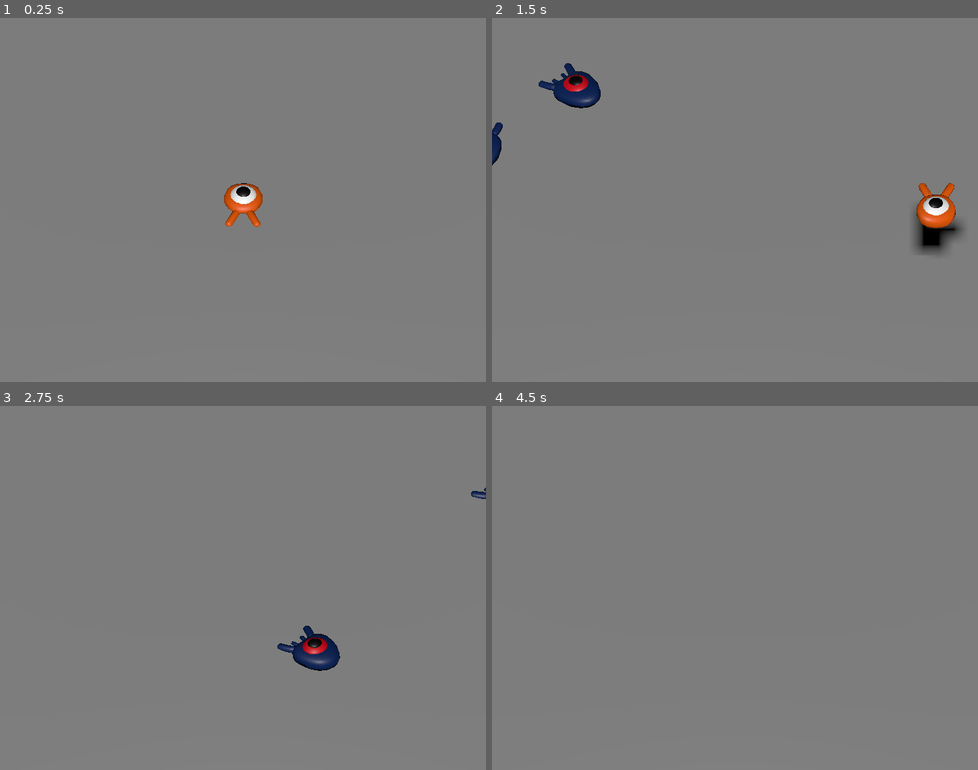
Above: before the commit, frames 1-4 (two rows, left to right).
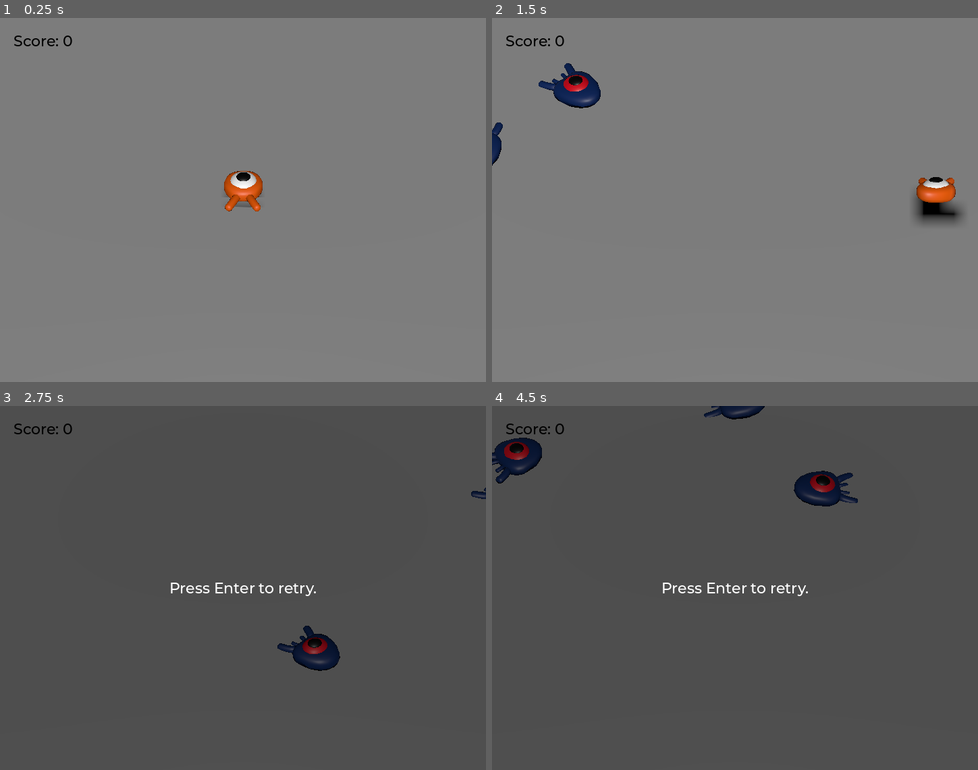
Above: after the commit, the same moments.

Repository: coreydwillis/squash-the-creeps
Game: Godot game, scene res://main.tscn
Two runs of this game, one before a commit and one after it. Both use one fixed random seed, a clock stepped at 60 frames per second and the inputs below.
Inputs:
- Up to frame 1 (0.25 s): no input
- Up to frame 2 (1.5 s): tap Enter (ui_accept) at 0.5 s; hold Right (move_right) 0.53-1.28 s; hold Enter (ui_accept) 0.53-1.28 s; tap Space (jump) at 0.77, 0.8, 1.07, 1.35 s; hold Down (move_back) from 1.28 s (still down)
- Up to frame 3 (2.75 s): tap Space (jump) at 1.52, 1.82, 2.3 s; tap Enter (ui_accept) at 1.55 s; release Down (move_back) at 2.03 s; hold Right (move_right) from 2.03 s (still down); hold Enter (ui_accept) from 2.03 s (still down)
- Up to frame 4 (4.5 s): release Right (move_right) at 2.78 s; release Enter (ui_accept) at 2.78 s; hold Up (move_forward) 2.78-3.53 s; tap Enter (ui_accept) at 2.85, 4.35 s; tap Space (jump) at 3.02, 3.32, 3.6, 3.77, 4.07 s; hold Left (move_left) from 3.53 s (still down)

The runs differ from the first frame. In frame 1, 1.0% of the frame differs, in the area x 2-55%, y 4-58%; in frame 2, 1.7%; in frame 3, 100%; in frame 4, 100%, in the area x 0-100%, y 0-100%.

Commit message:
finished tutorial

Diff:
--- /dev/null
+++ b/MusicPlayer.tscn
@@ -0,0 +1,7 @@
+[gd_scene load_steps=2 format=3 uid="uid://dsss1n7824oer"]
+
+[ext_resource type="AudioStream" uid="uid://7m3r1xlhf88b" path="res://art/House In a Forest Loop.ogg" id="1_leth5"]
+
+[node name="AudioStreamPlayer" type="AudioStreamPlayer"]
+stream = ExtResource("1_leth5")
+autoplay = true
--- /dev/null
+++ b/ScoreLabel.gd
@@ -0,0 +1,7 @@
+extends Label
+
+var score = 0
+
+func _on_mob_squashed():
+	score += 1
+	text = "Score: %s" % score
--- a/main.gd
+++ b/main.gd
@@ -2,6 +2,8 @@
 
 @export var mob_scene: PackedScene
 
+func _ready():
+	$UserInterface/Retry.hide()
 
 func _on_mob_timer_timeout():
 	# Create a new instance of the Mob scene.
@@ -19,6 +21,14 @@
 	# Spawn the mob by adding it to the Main scene.
 	add_child(mob)
 
+	# We connect the mob to the score label to update the score upon squashing one.
+	mob.squashed.connect($UserInterface/ScoreLabel._on_mob_squashed.bind())
 
 func _on_player_hit():
 	$MobTimer.stop()
+	$UserInterface/Retry.show()
+
+func _unhandled_input(event):
+	if event.is_action_pressed("ui_accept") and $UserInterface/Retry.visible:
+		# This restarts the current scene.
+		get_tree().reload_current_scene()
--- a/main.tscn
+++ b/main.tscn
@@ -1,8 +1,10 @@
-[gd_scene load_steps=9 format=3 uid="uid://2bj8gwugfi5a"]
+[gd_scene load_steps=12 format=3 uid="uid://2bj8gwugfi5a"]
 
 [ext_resource type="Script" path="res://main.gd" id="1_mx6ev"]
 [ext_resource type="PackedScene" uid="uid://c01fc013j5aeb" path="res://player.tscn" id="1_ty71k"]
 [ext_resource type="PackedScene" uid="uid://8l573wp5636c" path="res://mob.tscn" id="2_4ycca"]
+[ext_resource type="FontFile" uid="uid://bfcjq5uq55xns" path="res://fonts/Montserrat-Medium.ttf" id="4_jrqhc"]
+[ext_resource type="Script" path="res://ScoreLabel.gd" id="5_0pdjp"]
 
 [sub_resource type="BoxShape3D" id="BoxShape3D_egve6"]
 size = Vector3(60, 2, 60)
@@ -22,6 +24,10 @@
 "tilts": PackedFloat32Array(0, 0, 0, 0, 0)
 }
 point_count = 5
+
+[sub_resource type="Theme" id="Theme_q32tb"]
+default_font = ExtResource("4_jrqhc")
+default_font_size = 22
 
 [node name="Main" type="Node"]
 script = ExtResource("1_mx6ev")
@@ -80,5 +86,48 @@
 wait_time = 0.5
 autostart = true
 
+[node name="UserInterface" type="Control" parent="."]
+layout_mode = 3
+anchors_preset = 15
+anchor_right = 1.0
+anchor_bottom = 1.0
+grow_horizontal = 2
+grow_vertical = 2
+theme = SubResource("Theme_q32tb")
+
+[node name="ScoreLabel" type="Label" parent="UserInterface"]
+layout_mode = 0
+offset_left = 20.0
+offset_top = 20.0
+offset_right = 81.0
+offset_bottom = 43.0
+theme_override_colors/font_color = Color(0, 0, 0, 1)
+text = "Score: 0"
+script = ExtResource("5_0pdjp")
+
+[node name="Retry" type="ColorRect" parent="UserInterface"]
+layout_mode = 1
+anchors_preset = 15
+anchor_right = 1.0
+anchor_bottom = 1.0
+grow_horizontal = 2
+grow_vertical = 2
+color = Color(0, 0, 0, 0.376471)
+
+[node name="Label" type="Label" parent="UserInterface/Retry"]
+layout_mode = 1
+anchors_preset = 8
+anchor_left = 0.5
+anchor_top = 0.5
+anchor_right = 0.5
+anchor_bottom = 0.5
+offset_left = -20.0
+offset_top = -14.0
+offset_right = 20.0
+offset_bottom = 14.0
+grow_horizontal = 2
+grow_vertical = 2
+text = "Press Enter to retry."
+
 [connection signal="hit" from="Player" to="." method="_on_player_hit"]
 [connection signal="timeout" from="MobTimer" to="." method="_on_mob_timer_timeout"]
--- a/mob.tscn
+++ b/mob.tscn
@@ -22,4 +22,6 @@
 [node name="VisibleOnScreenNotifier3D" type="VisibleOnScreenNotifier3D" parent="."]
 aabb = AABB(-1, -1, -2, 2, 2, 4)
 
+[node name="AnimationPlayer" type="AnimationPlayer" parent="."]
+
 [connection signal="screen_exited" from="VisibleOnScreenNotifier3D" to="." method="_on_visible_on_screen_notifier_3d_screen_exited"]
--- a/player.gd
+++ b/player.gd
@@ -35,6 +35,9 @@
 		direction = direction.normalized()
 		# Setting the basis property will affect the rotation of the node.
 		$Pivot.basis = Basis.looking_at(direction)
+		$AnimationPlayer.speed_scale = 4
+	else:
+		$AnimationPlayer.speed_scale = 1
 
 	# Ground Velocity
 	target_velocity.x = direction.x * speed
@@ -72,6 +75,8 @@
 	velocity = target_velocity
 	move_and_slide()
 
+	$Pivot.rotation.x = PI / 6 * velocity.y / jump_impulse
+
 # And this function at the bottom.
 func die():
 	hit.emit()
--- a/player.tscn
+++ b/player.tscn
@@ -9,11 +9,75 @@
 height = 0.25
 radius = 1.1
 
+[sub_resource type="Animation" id="Animation_gc43b"]
+resource_name = "float"
+length = 1.2
+loop_mode = 1
+tracks/0/type = "value"
+tracks/0/imported = false
+tracks/0/enabled = true
+tracks/0/path = NodePath("Pivot/Character:position")
+tracks/0/interp = 1
+tracks/0/loop_wrap = true
+tracks/0/keys = {
+"times": PackedFloat32Array(0.3, 0.7),
+"transitions": PackedFloat32Array(2.07053, 1),
+"update": 0,
+"values": [Vector3(0, 0.35, 0), Vector3(0, 0.65, 0)]
+}
+tracks/1/type = "value"
+tracks/1/imported = false
+tracks/1/enabled = true
+tracks/1/path = NodePath("Pivot/Character:rotation")
+tracks/1/interp = 1
+tracks/1/loop_wrap = true
+tracks/1/keys = {
+"times": PackedFloat32Array(0.1, 0.5),
+"transitions": PackedFloat32Array(0.450625, 1),
+"update": 0,
+"values": [Vector3(-0.15708, 0, 0), Vector3(0.139626, 0, 0)]
+}
+
+[sub_resource type="Animation" id="Animation_5qu0u"]
+length = 0.001
+tracks/0/type = "value"
+tracks/0/imported = false
+tracks/0/enabled = true
+tracks/0/path = NodePath("Pivot/Character:position")
+tracks/0/interp = 1
+tracks/0/loop_wrap = true
+tracks/0/keys = {
+"times": PackedFloat32Array(0),
+"transitions": PackedFloat32Array(1),
+"update": 0,
+"values": [Vector3(0, 0, 0)]
+}
+tracks/1/type = "value"
+tracks/1/imported = false
+tracks/1/enabled = true
+tracks/1/path = NodePath("Pivot/Character:rotation")
+tracks/1/interp = 1
+tracks/1/loop_wrap = true
+tracks/1/keys = {
+"times": PackedFloat32Array(0),
+"transitions": PackedFloat32Array(1),
+"update": 0,
+"values": [Vector3(0, 0, 0)]
+}
+
+[sub_resource type="AnimationLibrary" id="AnimationLibrary_vktsi"]
+_data = {
+"RESET": SubResource("Animation_5qu0u"),
+"float": SubResource("Animation_gc43b")
+}
+
 [node name="Player" type="CharacterBody3D"]
+transform = Transform3D(1, 0, 0, 0, 0.987688, 0.156434, 0, -0.156434, 0.987688, 0, 0.35, 0)
 collision_mask = 6
 script = ExtResource("1_vttqq")
 
 [node name="Pivot" type="Node3D" parent="."]
+transform = Transform3D(1, 0, 0, 0, 1, 0, 0, 0, 1, 0, 0.608805, 0.0964252)
 
 [node name="Character" parent="Pivot" instance=ExtResource("1_0q561")]
 
@@ -27,7 +91,13 @@
 monitorable = false
 
 [node name="CollisionShape" type="CollisionShape3D" parent="MobDetector"]
-transform = Transform3D(1, 0, 0, 0, 1, 0, 0, 0, 1, 0, 0.311742, 0)
+transform = Transform3D(1, 0, 0, 0, 1, 0, 0, 0, 1, 0, 0.684462, 0)
 shape = SubResource("CylinderShape3D_fmxvm")
 
+[node name="AnimationPlayer" type="AnimationPlayer" parent="."]
+libraries = {
+"": SubResource("AnimationLibrary_vktsi")
+}
+autoplay = "float"
+
 [connection signal="body_entered" from="MobDetector" to="." method="_on_mob_detector_body_entered"]
--- a/project.godot
+++ b/project.godot
@@ -15,10 +15,15 @@
 config/features=PackedStringArray("4.2")
 config/icon="res://icon.png"
 
+[autoload]
+
+MusicPlayer="*res://MusicPlayer.tscn"
+
 [display]
 
 window/size/viewport_width=720
 window/size/viewport_height=540
+window/size/resizable=false
 
 [input]
 
Not shown: 1 places in player.tscn that only renumber resources
